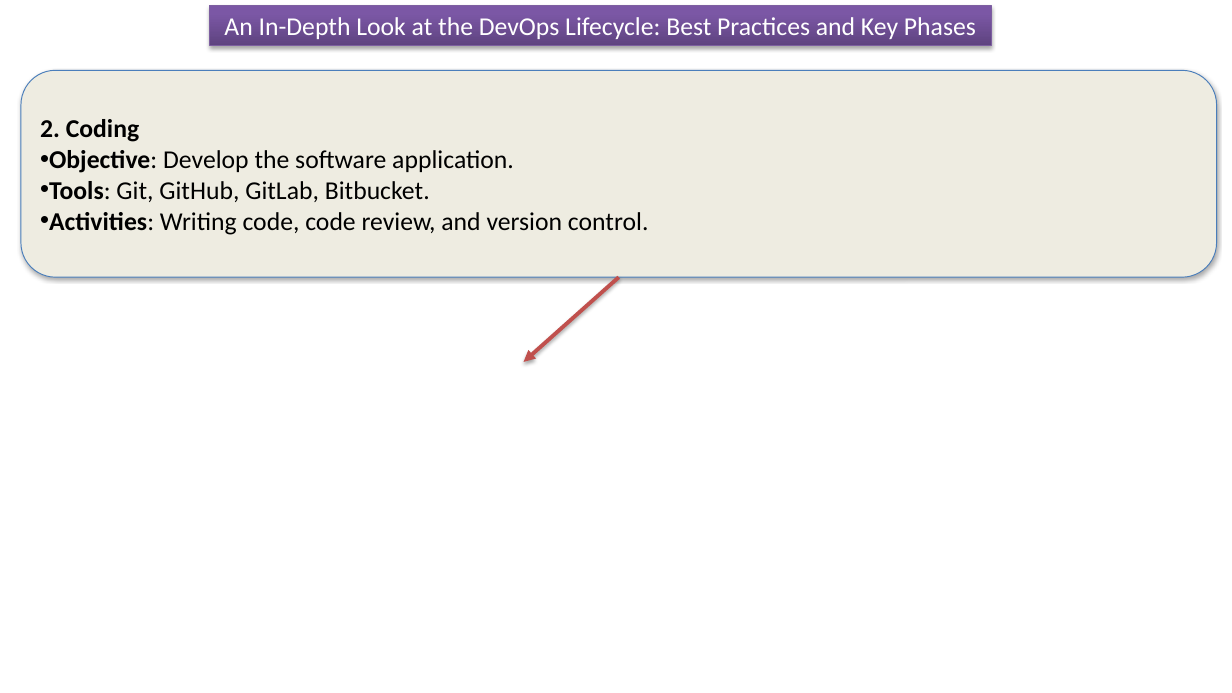
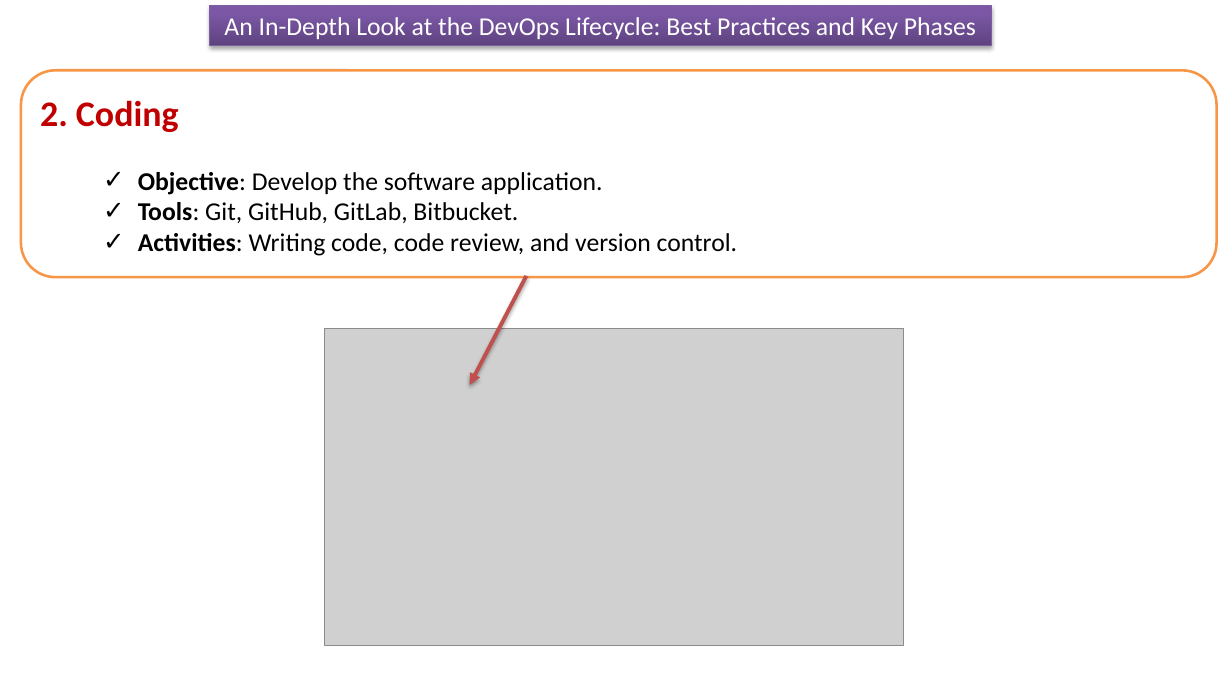
Before and after one commit to ramram43210/Java_2024, a slide deck: slide 3 of Devops_lifecycle_prof_Objectives/Devops_lifecycle_prof_Objectives.pptx. Drawn at 1232x693 pixels with LibreOffice and Linux fonts; fonts in the diff are those of the drawing; grey boxes stand for pictures. Boxes give left, top, right and bottom in pixels: in the first picture for what was removed or moved away, otherwise in the second. Text is boxed around its words. In the diff, an @@ line names an element or a change of style, - is before the commit and + after.

```diff
--- a/Devops_lifecycle_prof_Objectives/Devops_lifecycle_prof_Objectives.pptx
+++ b/Devops_lifecycle_prof_Objectives/Devops_lifecycle_prof_Objectives.pptx
@@ rounded rectangle "2. Coding" at [21, 70, 1217, 277]: size 20 to 28 pt, text colour #000000 to #C00000 in "2. Coding"; bullet • to ✓; list level 1 to 2 in "Objective: Develop the software application."; list level 1 to 2 in "Tools: Git, GitHub, GitLab, Bitbucket."; list level 1 to 2 in "Activities: Writing code, code review, ..."; fill #EEECE1 to #FFFFFF; outline #4B7EBC 0.75 pt to #F79646 2 pt; shadow off @@
@@ arrow moved from (619, 277) - (524, 362) to (527, 276) - (470, 385) @@
@@ picture added at [324, 328, 904, 645] @@
```
Also in this commit, not shown: 11 other slides changed, 1 slide removed.
